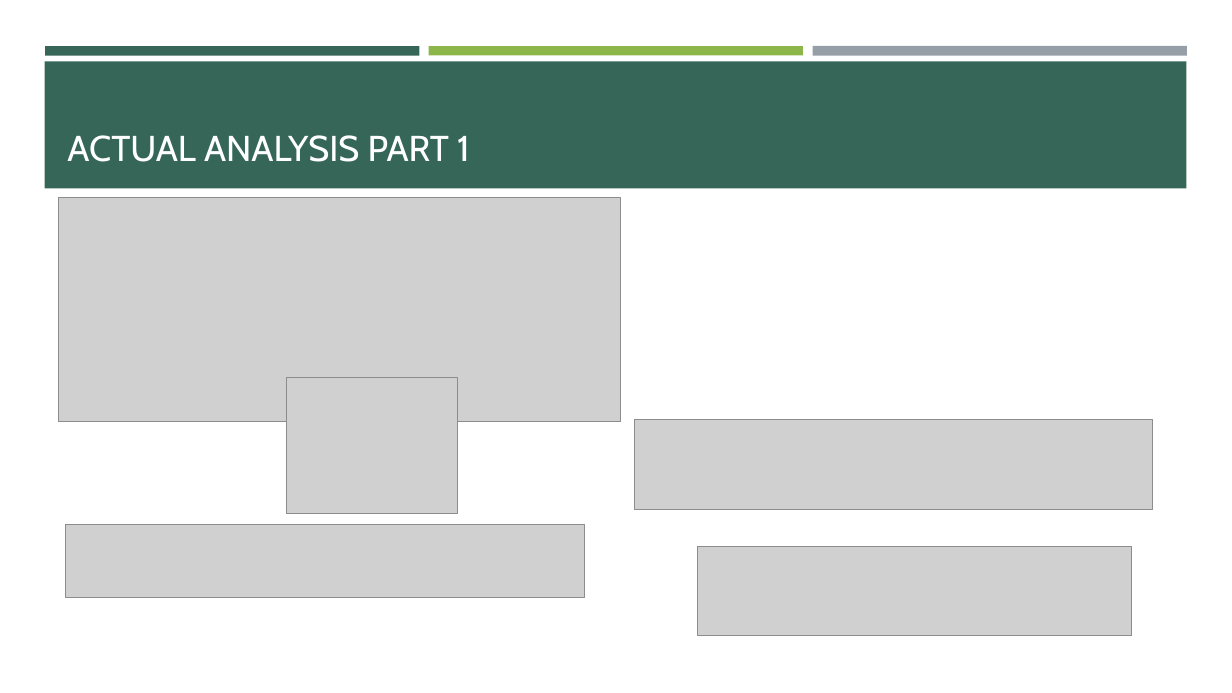
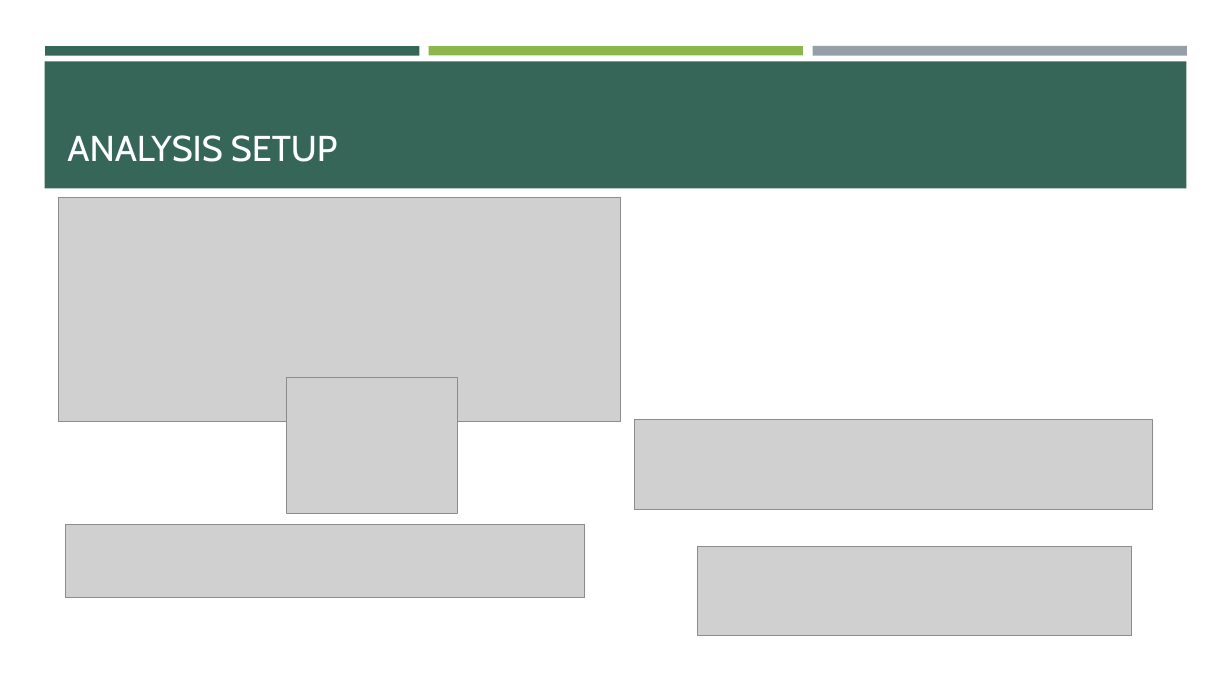
Before and after one commit to haverga/project_04, a slide deck: slide 15 of p4_slides.pptx. Drawn at 1232x693 pixels with LibreOffice and Linux fonts; fonts in the diff are those of the drawing; grey boxes stand for pictures. Boxes give left, top, right and bottom in pixels: in the first picture for what was removed or moved away, otherwise in the second. Text is boxed around its words. In the diff, an @@ line names an element or a change of style, - is before the commit and + after.

```diff
--- a/p4_slides.pptx
+++ b/p4_slides.pptx
@@ title at box(67, 135, 338, 162): text changed @@
-ACTUAL ANALYSIS PART 1
+ANALYSIS SETUP
```
Also in this commit, not shown: 3 other slides changed, 4 slides removed.
